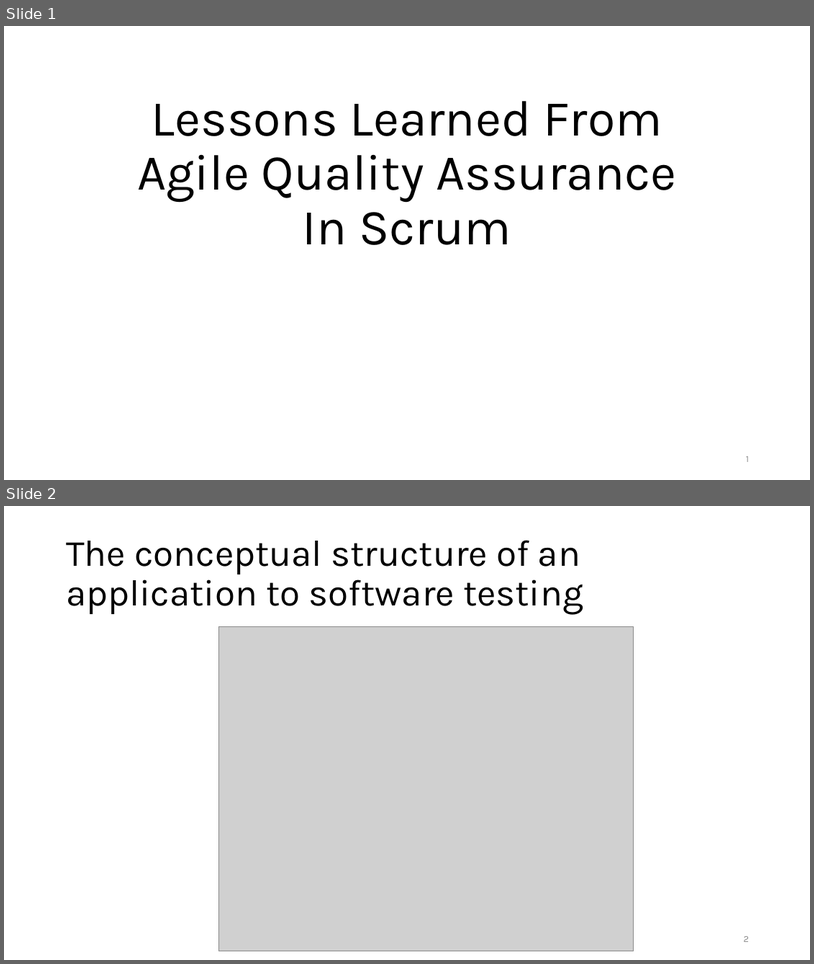
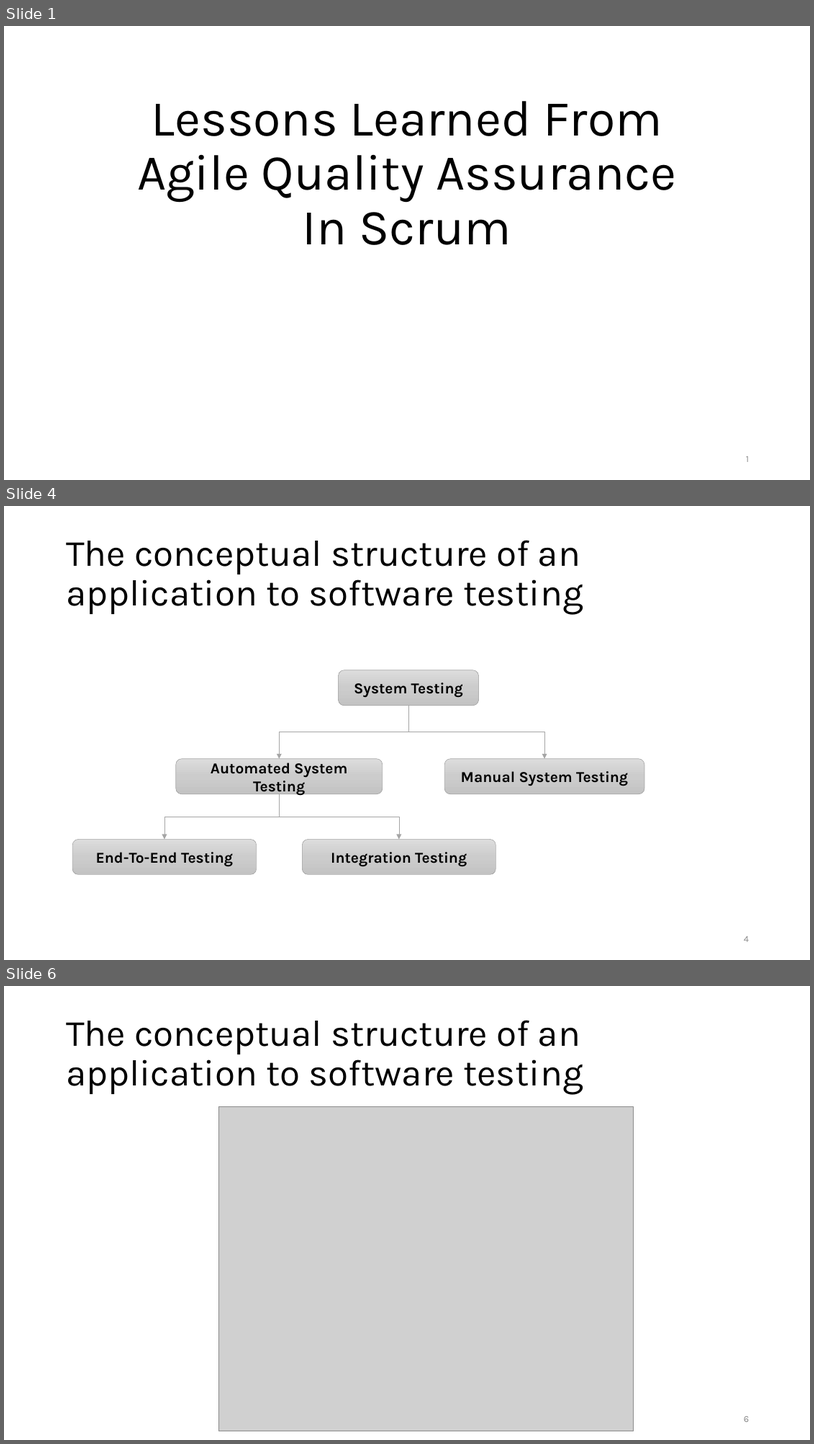
Before and after one commit to liepnguyen/Planru, a slide deck: Documents/Lessons Learned From Agile Quality Assurance In Scrum.pptx. Shown one above the other, each under a label of ours: slides 1 and 2 before the commit, slides 1, 4 and 6 after it; the slides between them are not shown. The pictures are 814x964 and 814x1444 pixels, drawn with LibreOffice and Linux fonts; fonts in the diff are those of the drawing; grey boxes stand for pictures. Boxes give left, top, right and bottom in pixels: in the first picture for what was removed or moved away, otherwise in the second. Text is boxed around its words. In the diff, an @@ line names an element or a change of style, - is before the commit and + after.

```diff
--- a/Documents/Lessons Learned From Agile Quality Assurance In Scrum.pptx
+++ b/Documents/Lessons Learned From Agile Quality Assurance In Scrum.pptx
@@ slide 4 added at (4,506,810,960), background #FFFFFF @@
@@ title added at (66,540,584,615), 44 pt, text #000000 @@
+The conceptual structure of an application to software testing
@@ rounded rectangle added at (339,670,479,705), fill gradient #DDDDDD to #CDCDCD to #C4C4C4, outline #A5A5A5 0.5 pt, 18 pt, text #000000, bold @@
+System Testing
@@ elbow arrow added from (409, 705) to (279, 759), #A5A5A5 0.5 pt @@
@@ elbow arrow added from (409, 705) to (545, 759), #A5A5A5 0.5 pt @@
@@ rounded rectangle added at (176,759,383,794), fill gradient #DDDDDD to #CDCDCD to #C4C4C4, outline #A5A5A5 0.5 pt, 18 pt, text #000000, bold @@
+Automated System Testing
@@ rounded rectangle added at (445,759,646,794), fill gradient #DDDDDD to #CDCDCD to #C4C4C4, outline #A5A5A5 0.5 pt, 18 pt, text #000000, bold @@
+Manual System Testing
@@ elbow arrow added from (279, 794) to (165, 839), #A5A5A5 0.5 pt @@
@@ elbow arrow added from (279, 794) to (399, 839), #A5A5A5 0.5 pt @@
@@ rounded rectangle added at (72,839,256,875), fill gradient #DDDDDD to #CDCDCD to #C4C4C4, outline #A5A5A5 0.5 pt, 18 pt, text #000000, bold @@
+End-To-End Testing
@@ rounded rectangle added at (302,839,496,875), fill gradient #DDDDDD to #CDCDCD to #C4C4C4, outline #A5A5A5 0.5 pt, 18 pt, text #000000, bold @@
+Integration Testing
@@ page number added at (744,936,749,942), 11 pt, text #8C8C8C @@
+4
@@ what was slide 2 is now slide 6 @@
@@ page number at (744,1416,749,1422): text changed @@
-2
+6
```
Also in this commit, not shown: 2 slides changed, 7 other slides added, 1 slide removed.
